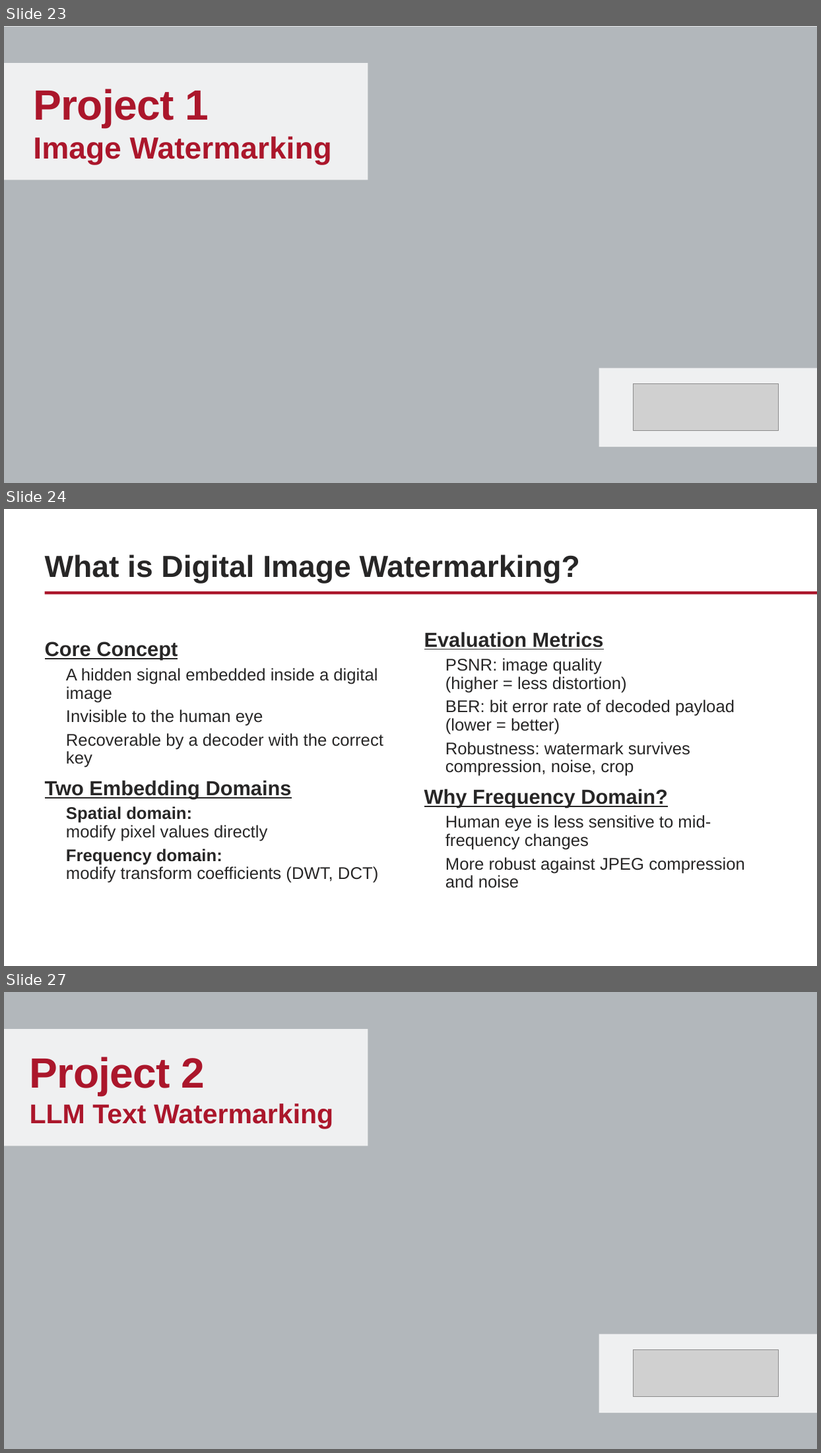
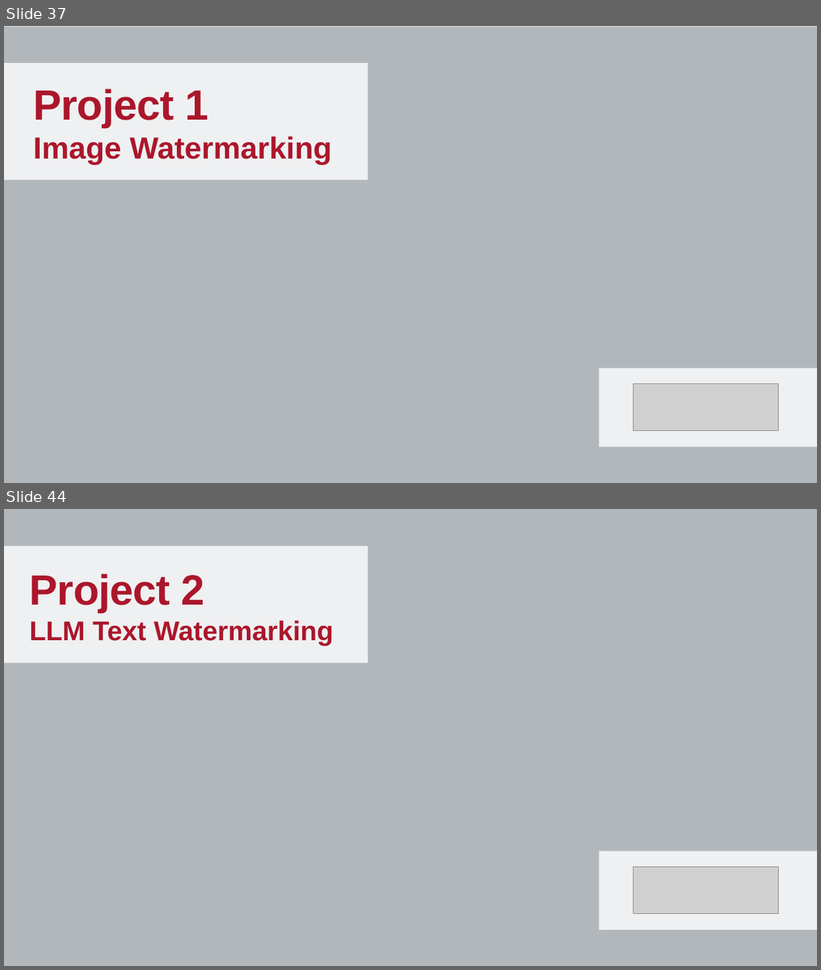
Before and after one commit to WPI-LIONS-Group/NAIRR-Workshops, a slide deck: 2.2/2.2 NAIRR Workshop.pptx. Shown one above the other, each under a label of ours: slides 23, 24 and 27 before the commit, slides 37 and 44 after it; the slides between them are not shown. The pictures are 821x1453 and 821x970 pixels, drawn with LibreOffice and Linux fonts; fonts in the diff are those of the drawing; grey boxes stand for pictures; background and template pictures are left out. Boxes give left, top, right and bottom in pixels: in the first picture for what was removed or moved away, otherwise in the second. Text is boxed around its words. In the diff, an @@ line names an element or a change of style, - is before the commit and + after.

```diff
--- a/2.2/2.2 NAIRR Workshop.pptx
+++ b/2.2/2.2 NAIRR Workshop.pptx
@@ slide 24 removed at [4, 509, 817, 966], background #FFFFFF; not listed: 1 template element that a slide beside it also shows @@
@@ title removed at [45, 555, 580, 584] @@
-What is Digital Image Watermarking?
@@ text removed at [45, 642, 384, 883] @@
-Core Concept
-  A hidden signal embedded inside a digital image
-  Invisible to the human eye
-  Recoverable by a decoder with the correct key
-Two Embedding Domains
-  Spatial domain:
-  modify pixel values directly
-  Frequency domain:
-  modify transform coefficients (DWT, DCT)
@@ text removed at [424, 632, 745, 889] @@
-Evaluation Metrics
-  PSNR: image quality
-  (higher = less distortion)
-  BER: bit error rate of decoded payload (lower = better)
-  Robustness: watermark survives compression, noise, crop
-Why Frequency Domain?
-  Human eye is less sensitive to mid-frequency changes
-  More robust against JPEG compression and noise
@@ what was slide 23 is now slide 37 @@
@@ what was slide 27 is now slide 44 @@
```
Also in this commit, not shown: 8 slides changed, 34 slides added, 8 other slides removed, 2 other files.
